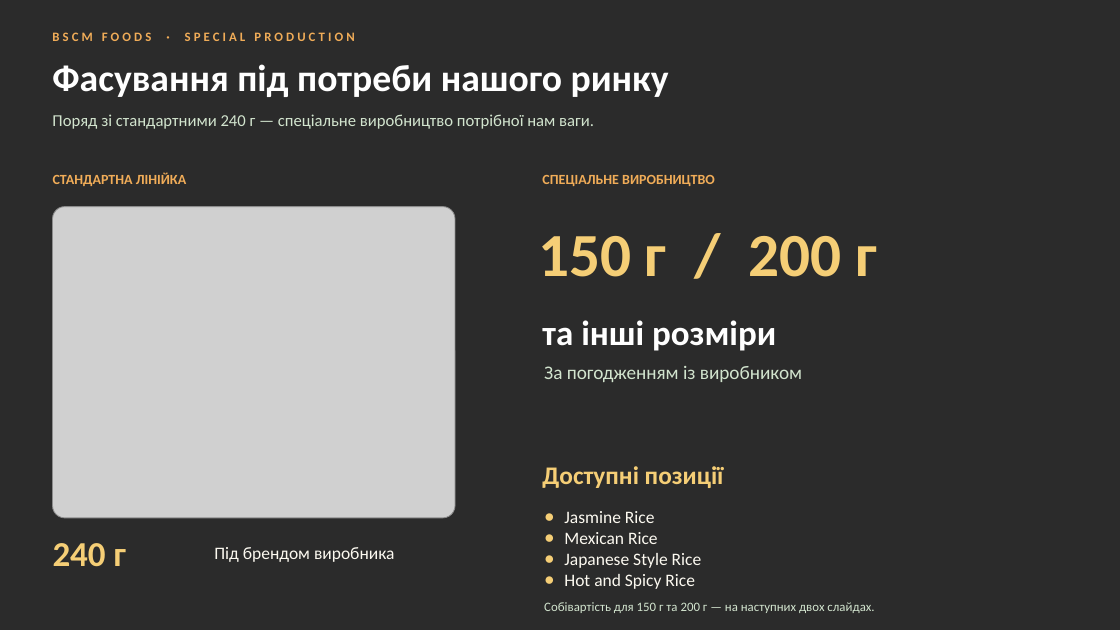
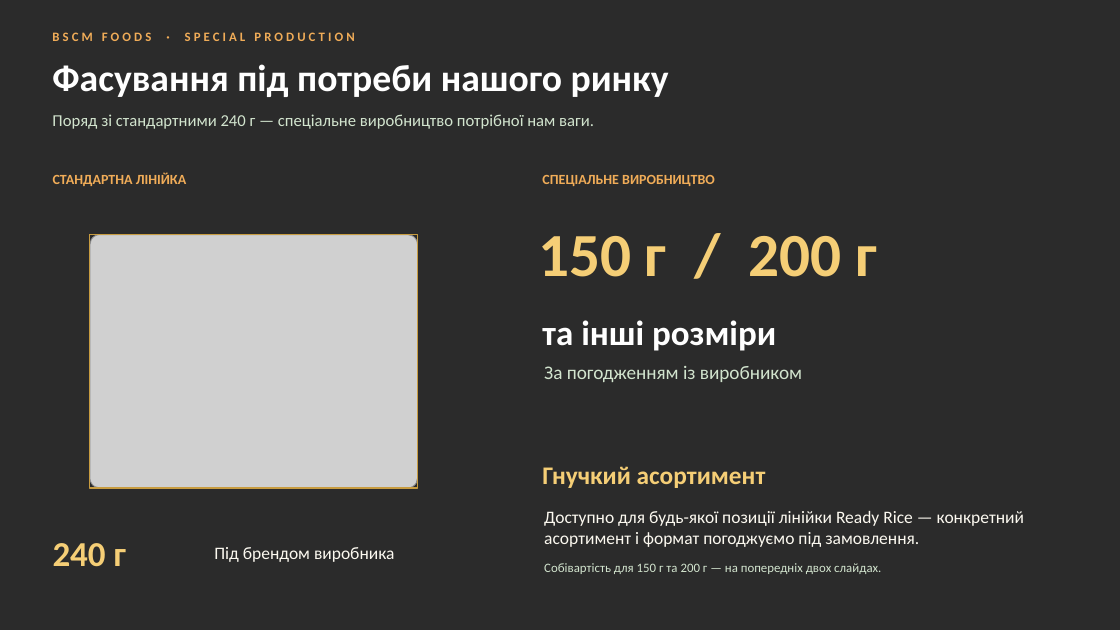
Before and after one commit to IllyaChaplygin/Chaplygin-Illya, a slide deck: slide 6 of RTE_Rice_Suppliers.pptx. Drawn at 1120x630 pixels with LibreOffice and Linux fonts; fonts in the diff are those of the drawing; grey boxes stand for pictures; background and template pictures are left out; a plain dark background stands for a picture behind light text. Boxes give left, top, right and bottom in pixels: in the first picture for what was removed or moved away, otherwise in the second. Text is boxed around its words. In the diff, an @@ line names an element or a change of style, - is before the commit and + after.

```diff
--- a/RTE_Rice_Suppliers.pptx
+++ b/RTE_Rice_Suppliers.pptx
@@ picture: place and size @@
-picture at box(52, 207, 455, 518)
+picture at box(90, 234, 418, 488)
@@ rectangle added at box(90, 234, 418, 488), outline #C89C40 1 pt @@
@@ text at box(542, 466, 766, 488): text changed @@
-Доступні позиції
+Гнучкий асортимент
@@ text at box(544, 511, 1024, 574): text changed @@
-● Jasmine Rice
-● Mexican Rice
-● Japanese Style Rice
-● Hot and Spicy Rice
-Собівартість для 150 г та 200 г — на наступних двох слайдах.
+Доступно для будь-якої позиції лінійки Ready Rice — конкретний асортимент і формат погоджуємо під замовлення.
+Собівартість для 150 г та 200 г — на попередніх двох слайдах.
```
Also in this commit, not shown: 1 other slide changed.
